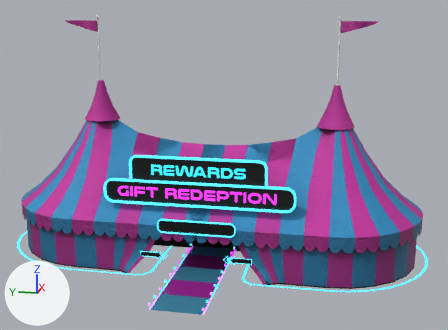
One commit to the glTF model tentReward.glb: the scene before it, then after it.
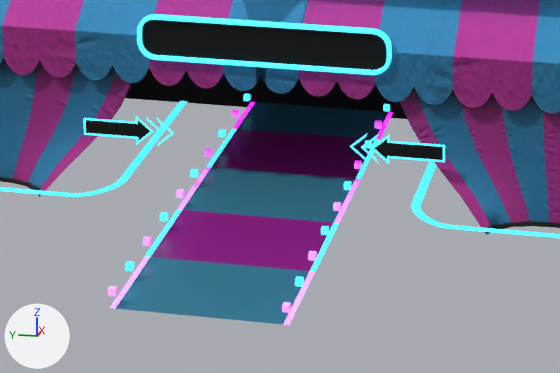
Each version appears first whole from a camera (50 mm lens) standing at (1.641, 0.579, 1.62) and looking at (5.542, 1.36, 0.644), and next in a close-up on the part from 26% to 64% of the width and 65% to 100% of the height. Lighting does not change. The marker at lower left points along +X, +Y and +Z. Where no turn or scale is listed for an object, it has been applied to the vertices.

Objects in the first close-up: 'Plane.025', 'Plane.038', 'Plane.039', 'comeInArrow.006', 'comeInArrow.007', 'tentReward'.
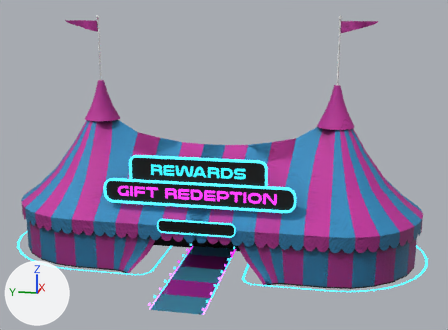
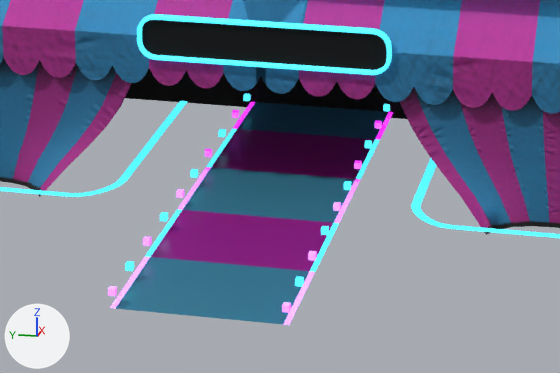
What changed in the scene script:
```text
Remove ob_comeinarrow_006:
    ob_comeinarrow_006 = bpy.data.objects.new('comeInArrow.006', me_plane_006)
    ob_comeinarrow_006.parent = ob_signcomein1_003
    ob_comeinarrow_006.location = (-2.893, 0.0, 1.398)
    ob_comeinarrow_006.rotation_euler = (1.571, 0.0, 0.0)  # degrees (90, 0, 0)
    ob_comeinarrow_006.scale = (10.0, 10.0, 10.0)
Remove ob_comeinarrow_007:
    ob_comeinarrow_007 = bpy.data.objects.new('comeInArrow.007', me_plane_006)
    ob_comeinarrow_007.parent = ob_signcomein1_003
    ob_comeinarrow_007.location = (2.92, 0.0, 1.398)
    ob_comeinarrow_007.rotation_euler = (-1.571, 0.0, -3.142)  # degrees (-90, 0, -180)
    ob_comeinarrow_007.scale = (10.0, 10.0, 10.0)
```

Boxes [x1, y1, x2, y2] around the edits, measured in the close-ups (560 x 373 px):
'comeInArrow.006', deleted: before [350, 133, 445, 164]
    faces in mat_black (black #000000): [375, 139, 443, 160]
    faces in mat_glow_blue (cyan #2fd5e7): [350, 133, 445, 164]
'comeInArrow.007', deleted: before [83, 116, 174, 146]
    faces in mat_black (black #000000): [86, 120, 150, 141]
    faces in mat_glow_blue (cyan #2fd5e7): [83, 116, 174, 146]
